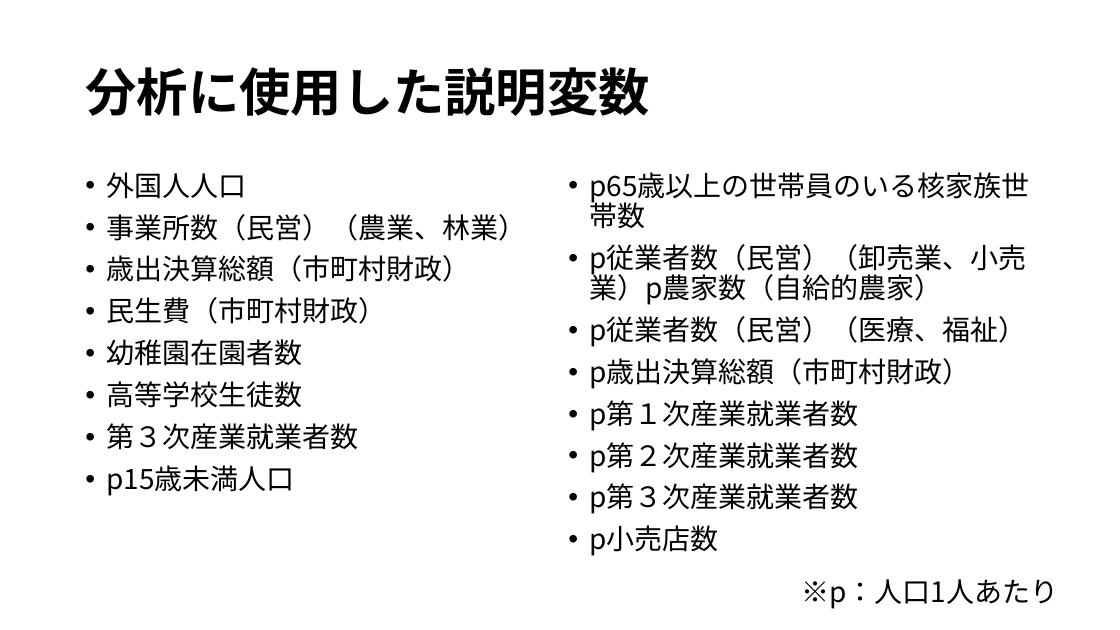
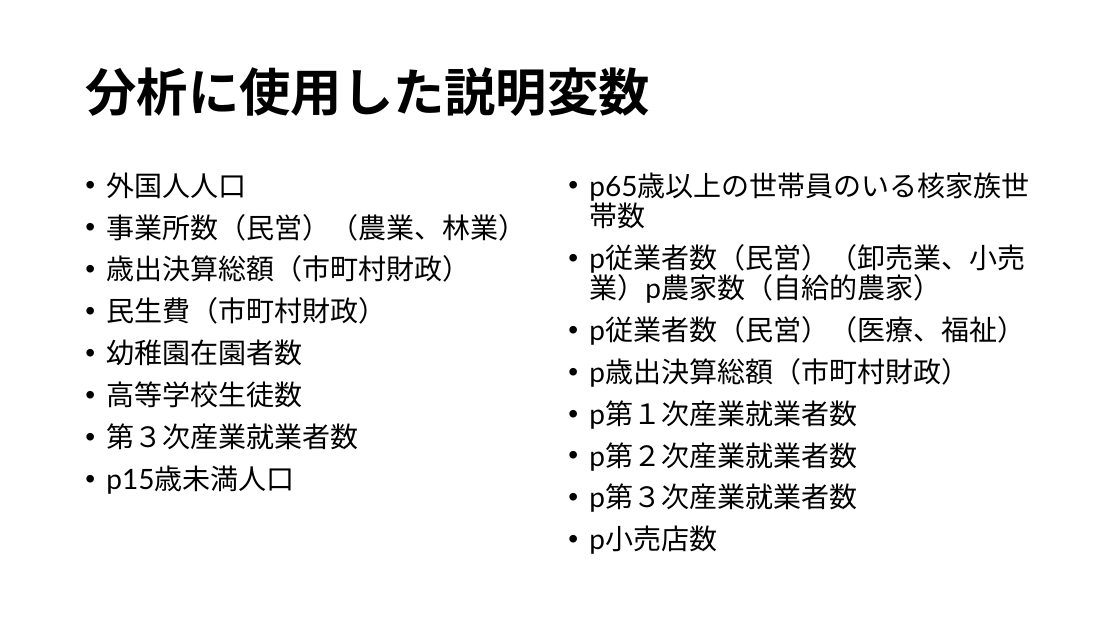
Before and after one commit to IY-del/univ, a slide deck: slide 6 of プレゼンテーション.pptx. Drawn at 1120x630 pixels with LibreOffice and Linux fonts; fonts in the diff are those of the drawing. Boxes give left, top, right and bottom in pixels: in the first picture for what was removed or moved away, otherwise in the second. Text is boxed around its words. In the diff, an @@ line names an element or a change of style, - is before the commit and + after.

```diff
--- a/プレゼンテーション.pptx
+++ b/プレゼンテーション.pptx
@@ text "p65歳以上の世帯員のいる核家族世帯数" at (589,244,1025,554): font Noto Sans CJK JP to Lato @@
@@ text at (106,214,526,494): font Noto Sans CJK JP to Lato @@
@@ text removed at (801,579,1058,609) @@
-※p：人口1人あたり
```
Also in this commit, not shown: 2 other slides changed, 1 other file.
